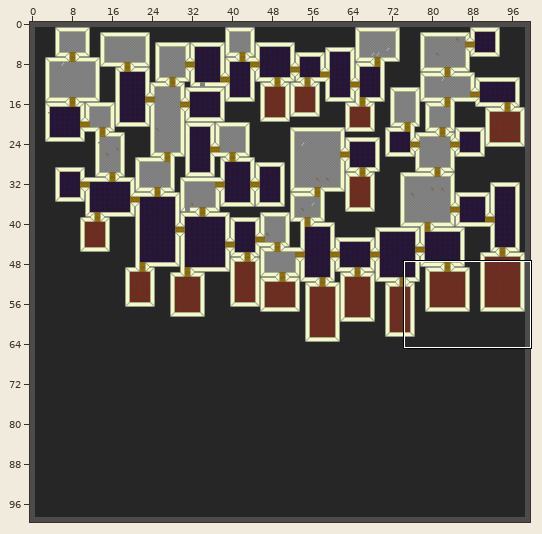
A Tiled map gets an edit: desktop/Maps/test.tmx. The picture above shows the old version from afar; the outline marks the close-up.
Close-up. As it was:
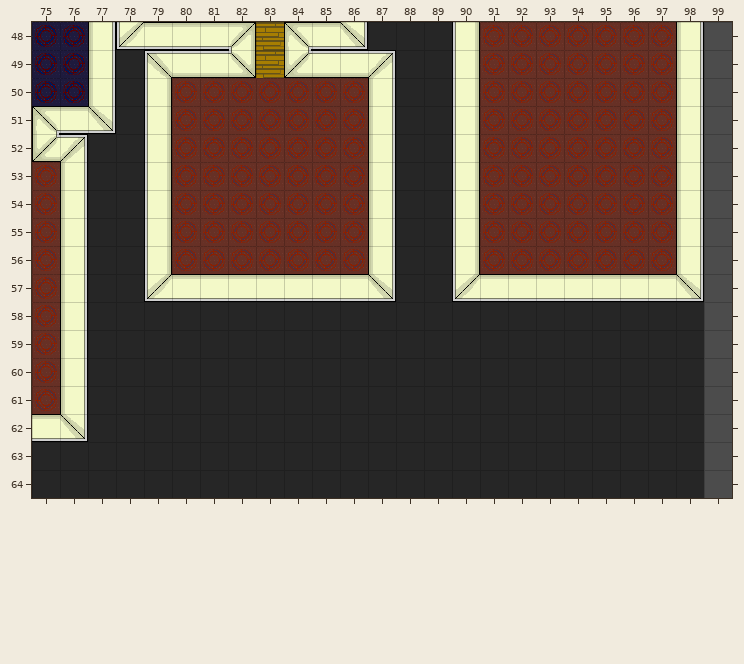
Cells are 32x32 px. Shown: x 75..99, y 48..64. The commit also changed other parts of the map, which this record leaves out.
Once edited:
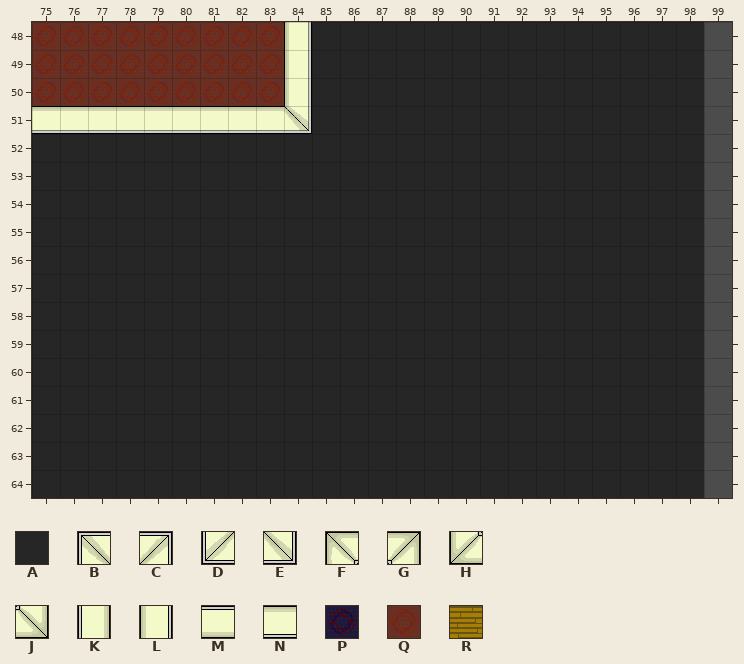
Key: from "Office01": A 0, B 2, C 3, D 4, E 5, F 6, G 7, H 8, J 9, K 10, L 20, M 30, N 40, P 60, Q 70, R 99.
_ is an empty cell.
Diff:
{"where": "layer \"tileLayer\""}
{"y":48,"x":75,"old":"PPLDNNNGRFNE","new":"QQQQQQQQQLAA"}
{"y":48,"x":90,"old":"KQQQQQQQL","new":"AAAAAAAAA"}
{"y":49,"x":75,"old":"PPLABMMJRHMMC","new":"QQQQQQQQQLAAA"}
{"y":49,"x":90,"old":"KQQQQQQQL","new":"AAAAAAAAA"}
{"y":50,"x":75,"old":"PPLAK","new":"QQQQQ"}
{"y":50,"x":84,"old":"QQQL","new":"LAAA"}
{"y":50,"x":90,"old":"KQQQQQQQL","new":"AAAAAAAAA"}
{"y":51,"x":75,"old":"F","new":"N"}
{"y":51,"x":77,"old":"EAKQQQQQQQL","new":"NNNNNNNEAAA"}
{"y":51,"x":90,"old":"KQQQQQQQL","new":"AAAAAAAAA"}
{"y":52,"x":75,"old":"HC","new":"AA"}
{"y":52,"x":79,"old":"KQQQQQQQL","new":"AAAAAAAAA"}
{"y":52,"x":90,"old":"KQQQQQQQL","new":"AAAAAAAAA"}
{"y":53,"x":75,"old":"QL","new":"AA"}
{"y":53,"x":79,"old":"KQQQQQQQL","new":"AAAAAAAAA"}
{"y":53,"x":90,"old":"KQQQQQQQL","new":"AAAAAAAAA"}
{"y":54,"x":75,"old":"QL","new":"AA"}
{"y":54,"x":79,"old":"KQQQQQQQL","new":"AAAAAAAAA"}
{"y":54,"x":90,"old":"KQQQQQQQL","new":"AAAAAAAAA"}
{"y":55,"x":75,"old":"QL","new":"AA"}
{"y":55,"x":79,"old":"KQQQQQQQL","new":"AAAAAAAAA"}
{"y":55,"x":90,"old":"KQQQQQQQL","new":"AAAAAAAAA"}
{"y":56,"x":75,"old":"QL","new":"AA"}
{"y":56,"x":79,"old":"KQQQQQQQL","new":"AAAAAAAAA"}
{"y":56,"x":90,"old":"KQQQQQQQL","new":"AAAAAAAAA"}
{"y":57,"x":75,"old":"QL","new":"AA"}
{"y":57,"x":79,"old":"DNNNNNNNE","new":"AAAAAAAAA"}
{"y":57,"x":90,"old":"DNNNNNNNE","new":"AAAAAAAAA"}
{"y":58,"x":75,"old":"QL","new":"AA"}
{"y":59,"x":75,"old":"QL","new":"AA"}
{"y":60,"x":75,"old":"QL","new":"AA"}
{"y":61,"x":75,"old":"QL","new":"AA"}
{"y":62,"x":75,"old":"NE","new":"AA"}
{"label":"changed","picture_box":[32,22,396,442]}
{"label":"changed","picture_box":[452,22,704,302]}
